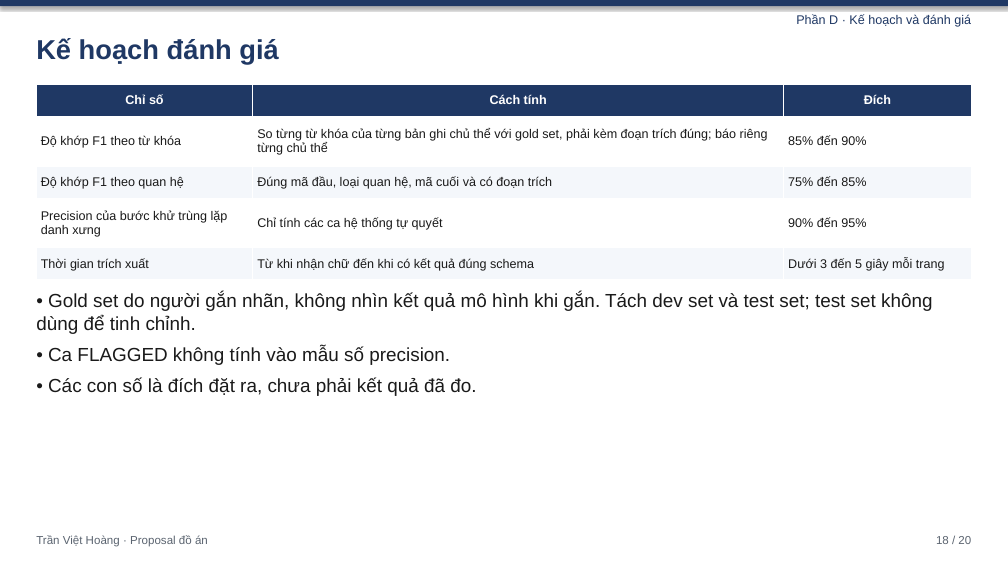
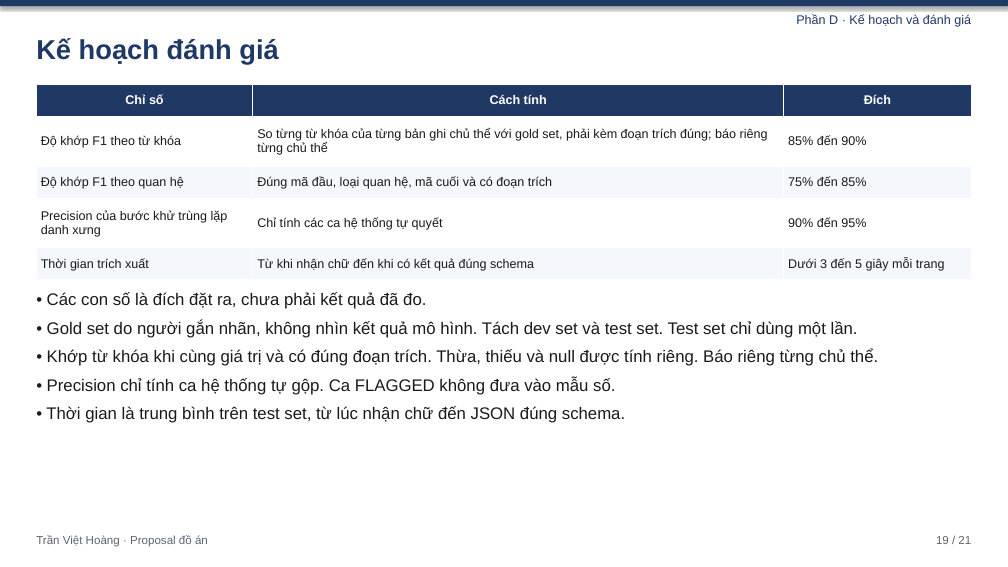
Before and after one commit to quac17/History-graph-db, a slide deck: slide 19 of Do An/slide-bao-cao-proposal.pptx (slide 18 before the commit). Drawn at 1008x567 pixels with LibreOffice and Linux fonts; fonts in the diff are those of the drawing. Boxes give left, top, right and bottom in pixels: in the first picture for what was removed or moved away, otherwise in the second. Text is boxed around its words. In the diff, an @@ line names an element or a change of style, - is before the commit and + after.

```diff
--- a/Do An/slide-bao-cao-proposal.pptx
+++ b/Do An/slide-bao-cao-proposal.pptx
@@ text at <box>36,293,932,365</box>: paragraphs removed @@
-• Gold set do người gắn nhãn, không nhìn kết quả mô hình khi gắn. Tách dev set và test set; test set không dùng để tinh chỉnh.
-• Ca FLAGGED không tính vào mẫu số precision.
@@ text at <box>47,292,426,309</box>: size 18 to 16 pt in "• Các con số là đích đặt ..." @@
@@ text at <box>46,320,878,423</box>: paragraphs added @@
+• Gold set do người gắn nhãn, không nhìn kết quả mô hình. Tách dev set và test set. Test set chỉ dùng một lần.
+• Khớp từ khóa khi cùng giá trị và có đúng đoạn trích. Thừa, thiếu và null được tính riêng. Báo riêng từng chủ thể.
+• Precision chỉ tính ca hệ thống tự gộp. Ca FLAGGED không đưa vào mẫu số.
+• Thời gian là trung bình trên test set, từ lúc nhận chữ đến JSON đúng schema.
@@ text at <box>936,536,971,544</box>: text changed @@
-18 / 20
+19 / 21
```
Also in this commit, not shown: 19 other slides changed, 1 slide added, 16 other files.
